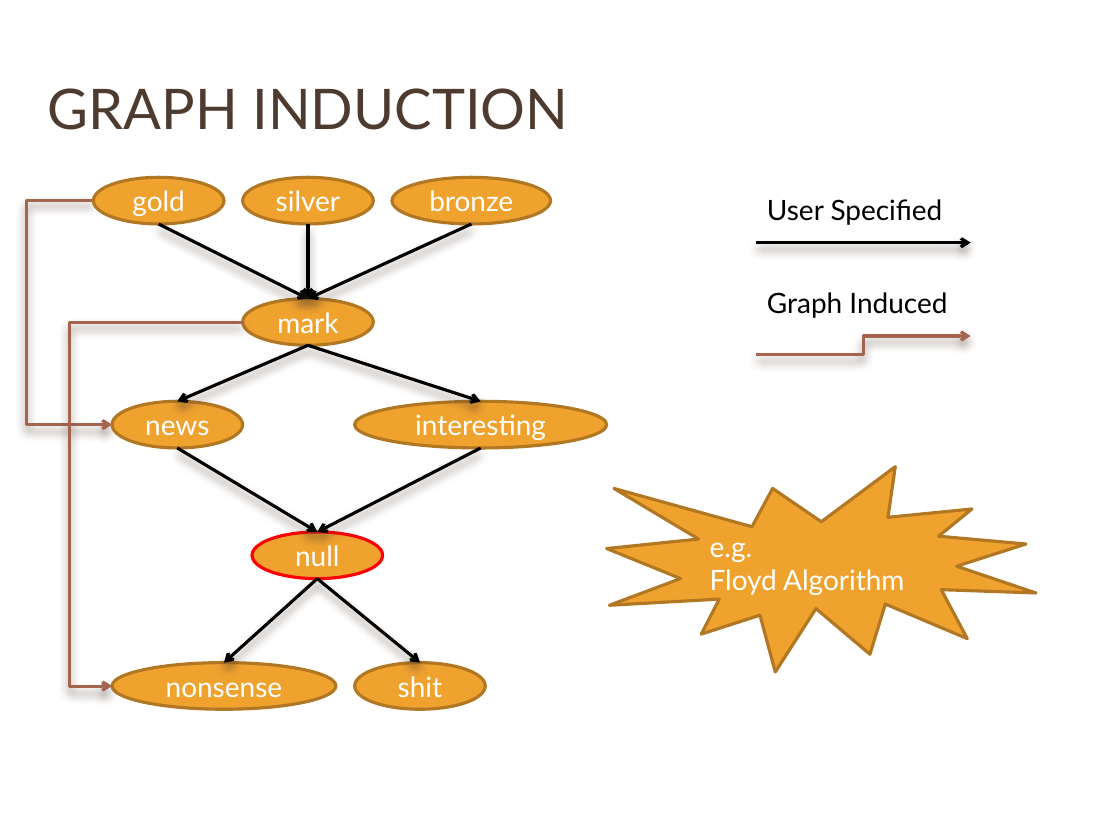
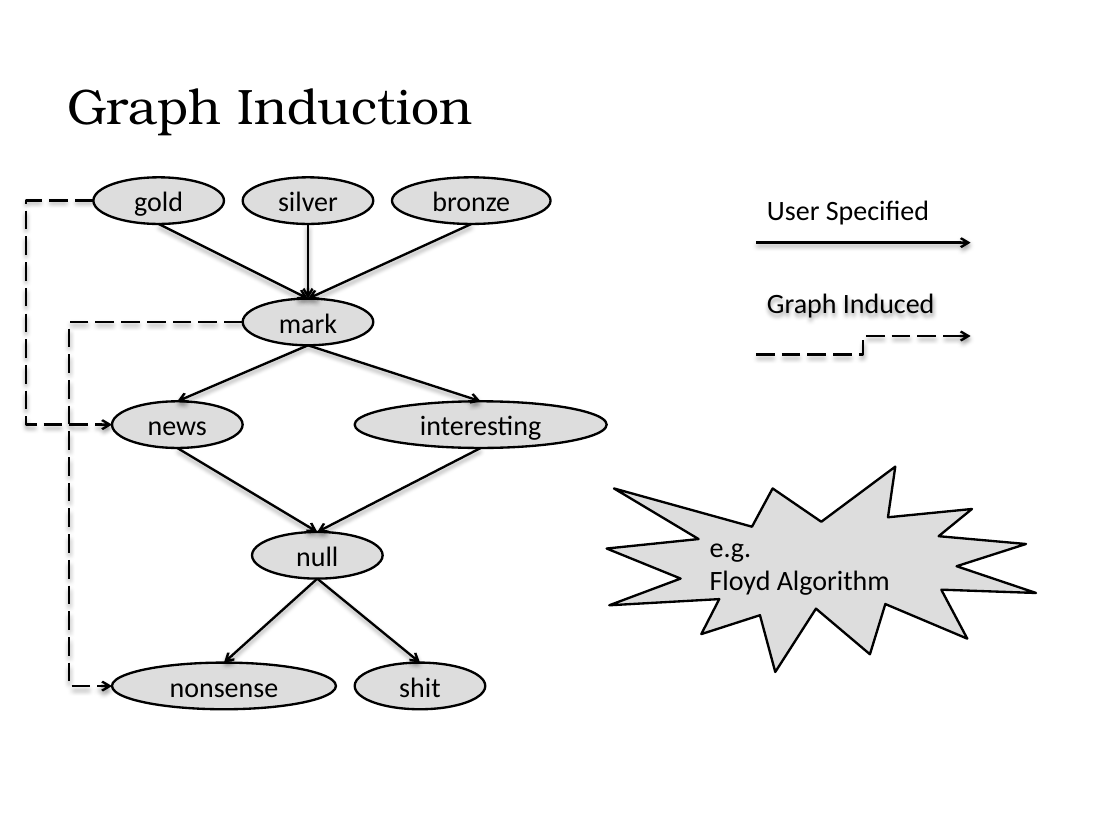
Before and after one commit to hupili/sns-router, a slide deck: slide 11 of doc/presentation/presentation-white.pptx. Drawn at 1120x840 pixels with LibreOffice and Linux fonts; fonts in the diff are those of the drawing; background and template pictures are left out. Boxes give left, top, right and bottom in pixels: in the first picture for what was removed or moved away, otherwise in the second. Text is boxed around its words. In the diff, an @@ line names an element or a change of style, - is before the commit and + after.

```diff
--- a/doc/presentation/presentation-white.pptx
+++ b/doc/presentation/presentation-white.pptx
@@ title "Graph Induction" at [67,88,472,136]: vertical alignment middle to bottom @@
@@ title at [67,88,472,136]: text changed; size 36 to 32 pt; font Lato to TeX Gyre Bonum; text colour #4E3B30 to #000000 @@
-GRAPH INDUCTION
+Graph Induction
@@ elbow arrow (93, 200) - (112, 424): stroke #A5644E 2 pt to #000000 1.5 pt dashed @@
@@ text "User Specified" at [767,200,929,225]: font Lato to Calibri @@
@@ arrow (159, 224) - (308, 299): stroke #000000 2 pt to #000000 1.5 pt @@
@@ arrow (308, 224) - (308, 299): stroke #000000 2 pt to #000000 1.5 pt @@
@@ arrow (472, 224) - (308, 299): stroke #000000 2 pt to #000000 1.5 pt @@
@@ arrow (756, 243) - (971, 243): stroke #000000 2 pt to #000000 1.5 pt @@
@@ text "Graph Induced" at [767,293,935,318]: font Lato to Calibri @@
@@ elbow arrow (243, 323) - (112, 685): stroke #A5644E 2 pt to #000000 1.5 pt dashed @@
@@ arrow (308, 345) - (177, 401): stroke #000000 2 pt to #000000 1.5 pt @@
@@ arrow (308, 345) - (480, 401): stroke #000000 2 pt to #000000 1.5 pt @@
@@ elbow arrow (756, 355) - (971, 336): stroke #A5644E 2 pt to #000000 1.5 pt dashed @@
@@ arrow (177, 448) - (317, 532): stroke #000000 2 pt to #000000 1.5 pt @@
@@ arrow (480, 448) - (317, 532): stroke #000000 2 pt to #000000 1.5 pt @@
@@ font Lato to Calibri, text colour #FFFFFF to #000000; fill #F0A22E to #DDDDDD; outline #B27822 2 pt to #000000 1.5 pt in 9 elements at [243,299,374,346], [93,177,224,224], [243,177,374,224], [392,177,551,224], [112,401,243,448], [355,401,607,448], [112,663,336,710], [355,663,486,710], [607,467,1036,672] @@
@@ ellipse "null" at [252,532,383,579]: font Lato to Calibri, text colour #FFFFFF to #000000; fill #F0A22E to #DDDDDD; outline #FF0000 2 pt to #000000 1.5 pt @@
@@ arrow (317, 579) - (224, 663): stroke #000000 2 pt to #000000 1.5 pt @@
@@ arrow (317, 579) - (420, 663): stroke #000000 2 pt to #000000 1.5 pt @@
```
Also in this commit, not shown: 26 other slides changed, 1 other file.
